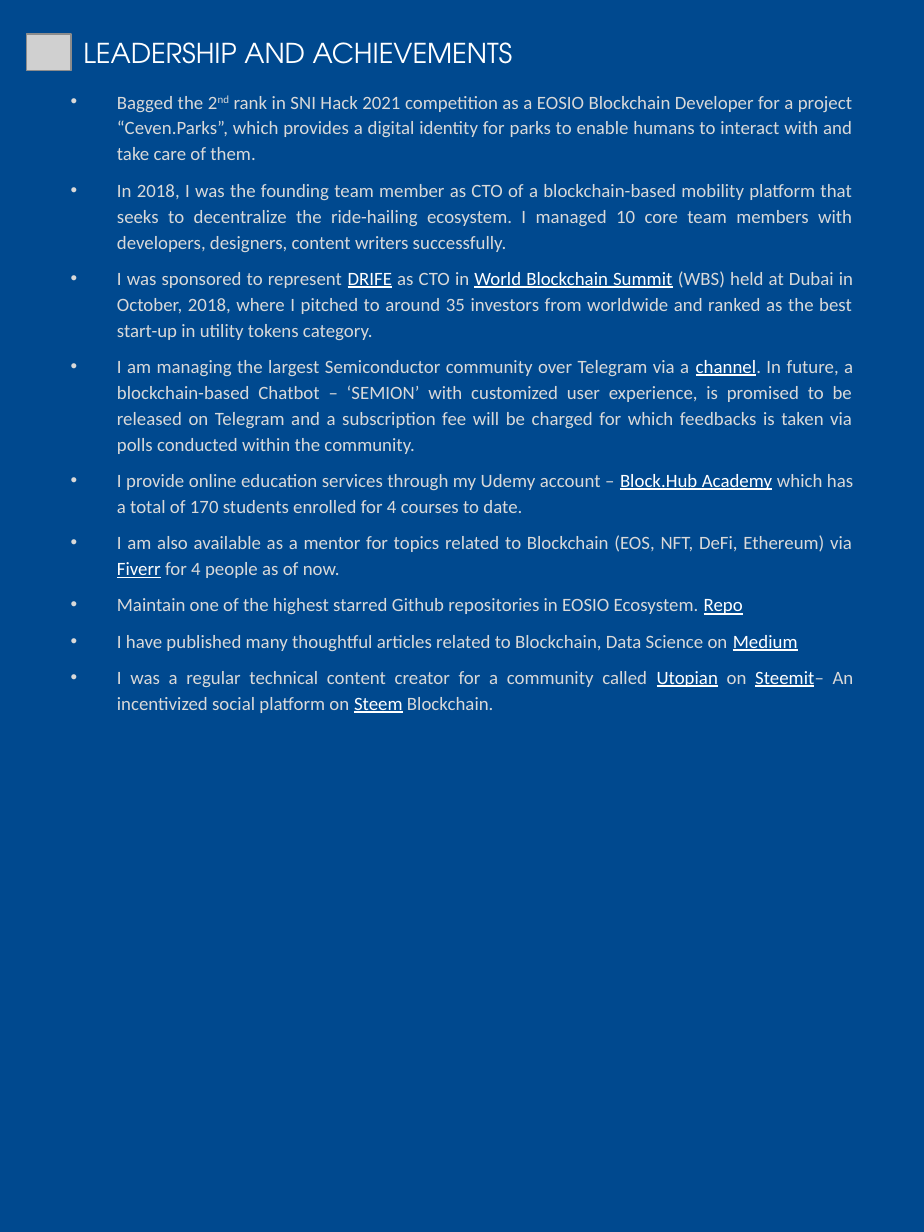
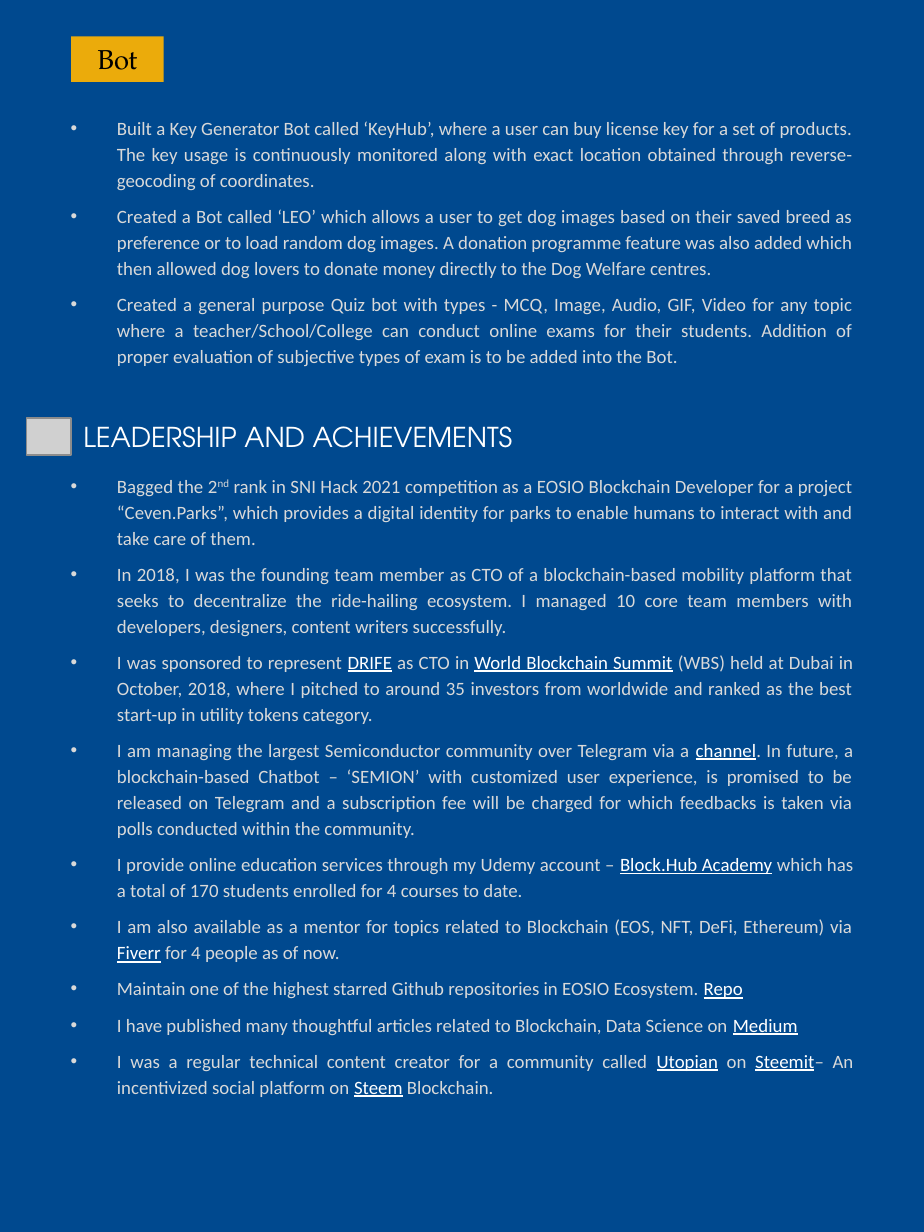
Before and after one commit to abhi3700/my_resume, a slide deck: slide 4 of my_resume.pptx. Drawn at 924x1232 pixels with LibreOffice and Linux fonts; fonts in the diff are those of the drawing; grey boxes stand for pictures. Boxes give left, top, right and bottom in pixels: in the first picture for what was removed or moved away, otherwise in the second. Text is boxed around its words. In the diff, an @@ line names an element or a change of style, - is before the commit and + after.

Commit message:
NFT based work added

```diff
--- a/my_resume.pptx
+++ b/my_resume.pptx
@@ rectangle added at <box>71,37,164,83</box>, fill #EBAB0B, 16 pt, text #000000 @@
+Bot
@@ text added at <box>117,121,852,366</box>, 11 pt, text #D9D9D9 @@
+• Built a Key Generator Bot called ‘KeyHub’, where a user can buy license key for a set of products. The key usage is continuously monitored along with exact location obtained through reverse-geocoding of coordinates.
+• Created a Bot called ‘LEO’ which allows a user to get dog images based on their saved breed as preference or to load random dog images. A donation programme feature was also added which then allowed dog lovers to donate money directly to the Dog Welfare centres.
+• Created a general purpose Quiz bot with types - MCQ, Image, Audio, GIF, Video for any topic where a teacher/School/College can conduct online exams for their students. Addition of proper evaluation of subjective types of exam is to be added into the Bot.
@@ 2 texts, 1 picture: place and size @@
-2 texts, 1 picture at <box>27,34,854,713</box>
+2 texts, 1 picture at <box>27,418,854,1097</box>
```
Also in this commit, not shown: 2 other slides changed, 1 other file.
